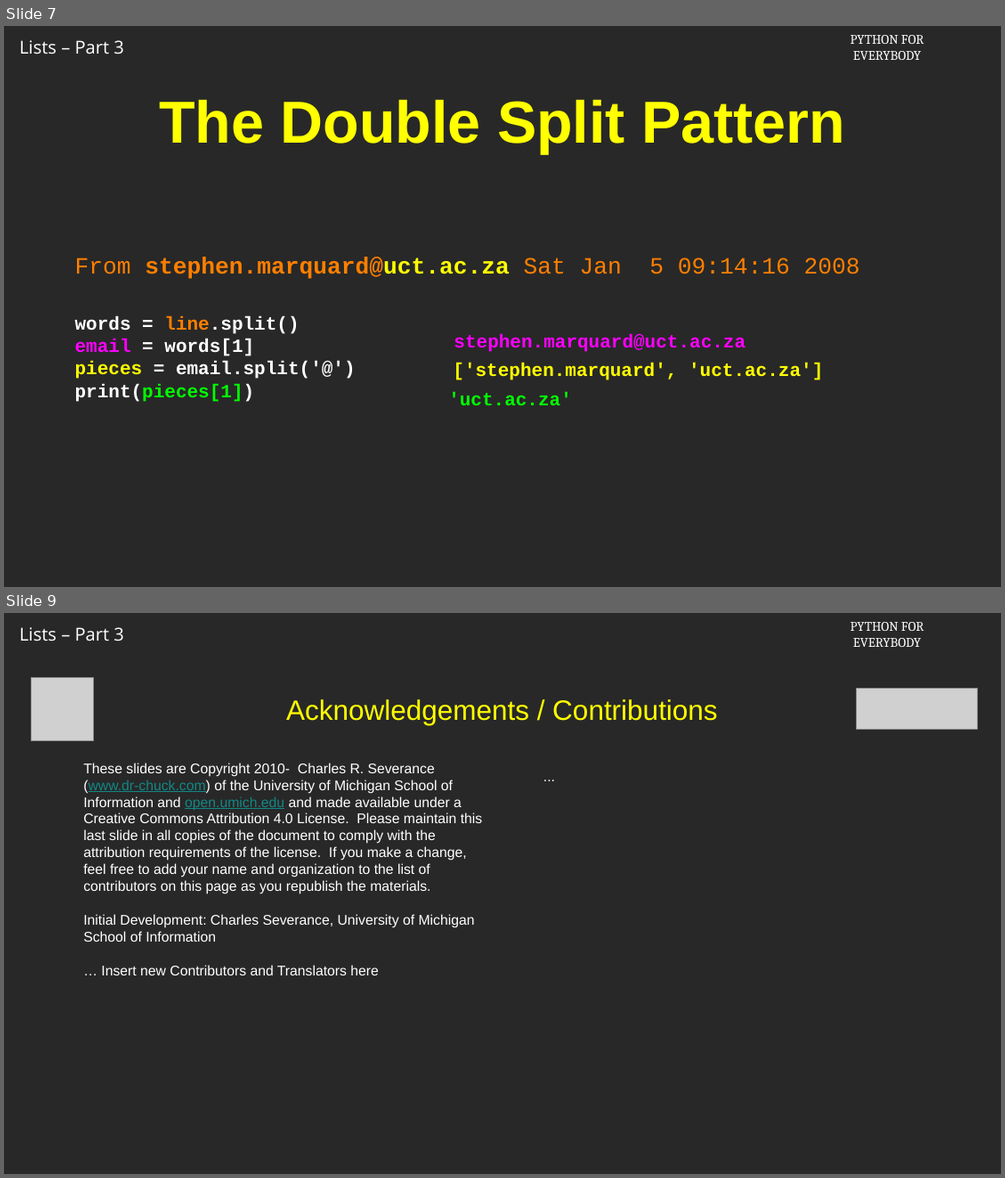
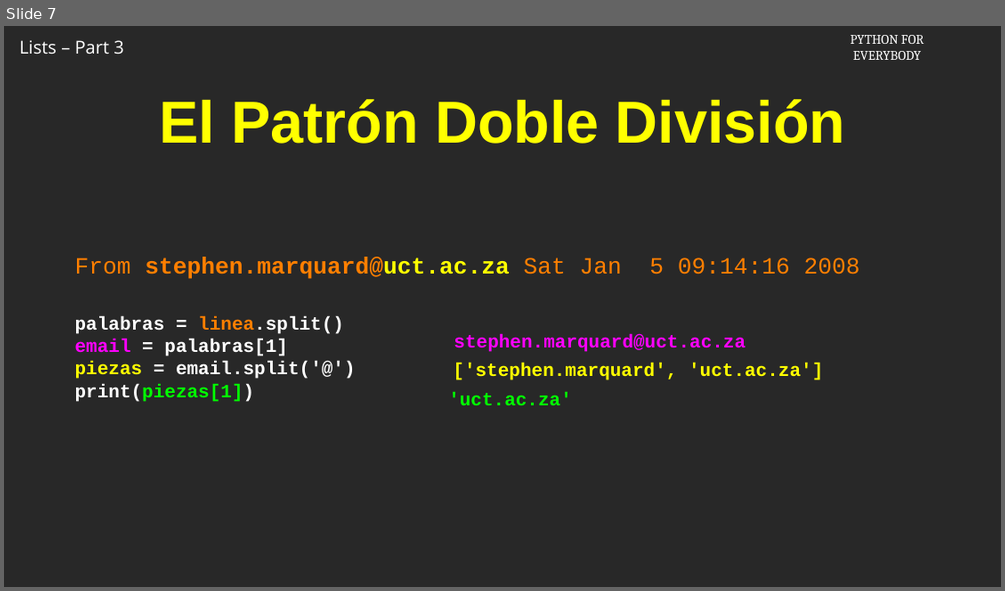
Before and after one commit to csev/py4e, a slide deck: ai/8.3.pptx. Shown one above the other, each under a label of ours: slides 7 and 9 before the commit, slide 7 after it; the slides between them are not shown. The pictures are 1005x1178 and 1005x591 pixels, drawn with LibreOffice and Linux fonts; fonts in the diff are those of the drawing; grey boxes stand for pictures; background and template pictures are left out. Boxes give left, top, right and bottom in pixels: in the first picture for what was removed or moved away, otherwise in the second. Text is boxed around its words. In the diff, an @@ line names an element or a change of style, - is before the commit and + after.

```diff
--- a/ai/8.3.pptx
+++ b/ai/8.3.pptx
@@ slide 9 removed at (x1=4, y1=613, x2=1001, y2=1174), background picture (left out); not listed: 2 template elements that a slide beside it also shows @@
@@ picture removed at (x1=31, y1=677, x2=94, y2=740) @@
@@ picture removed at (x1=856, y1=688, x2=977, y2=729) @@
@@ text removed at (x1=286, y1=699, x2=718, y2=725) @@
-Acknowledgements / Contributions
@@ text removed at (x1=83, y1=763, x2=483, y2=975) @@
-These slides are Copyright 2010- Charles R. Severance (www.dr-chuck.com) of the University of Michigan School of Information and open.umich.edu and made available under a Creative Commons Attribution 4.0 License. Please maintain this last slide in all copies of the document to comply with the attribution requirements of the license. If you make a change, feel free to add your name and organization to the list of contributors on this page as you republish the materials.
-Initial Development: Charles Severance, University of Michigan School of Information
-… Insert new Contributors and Translators here
@@ text removed at (x1=538, y1=762, x2=955, y2=1119) @@
-...
@@ slide 7 changed as well @@
@@ text at (x1=159, y1=99, x2=845, y2=143): text changed @@
-The Double Split Pattern
+El Patrón Doble División
@@ text at (x1=75, y1=316, x2=356, y2=402): text changed @@
-words = line.split()
-email = words[1]
-pieces = email.split('@')
-print(pieces[1])
+palabras = linea.split()
+email = palabras[1]
+piezas = email.split('@')
+print(piezas[1])
```
Also in this commit, not shown: 7 other slides changed, 1 slide added.
